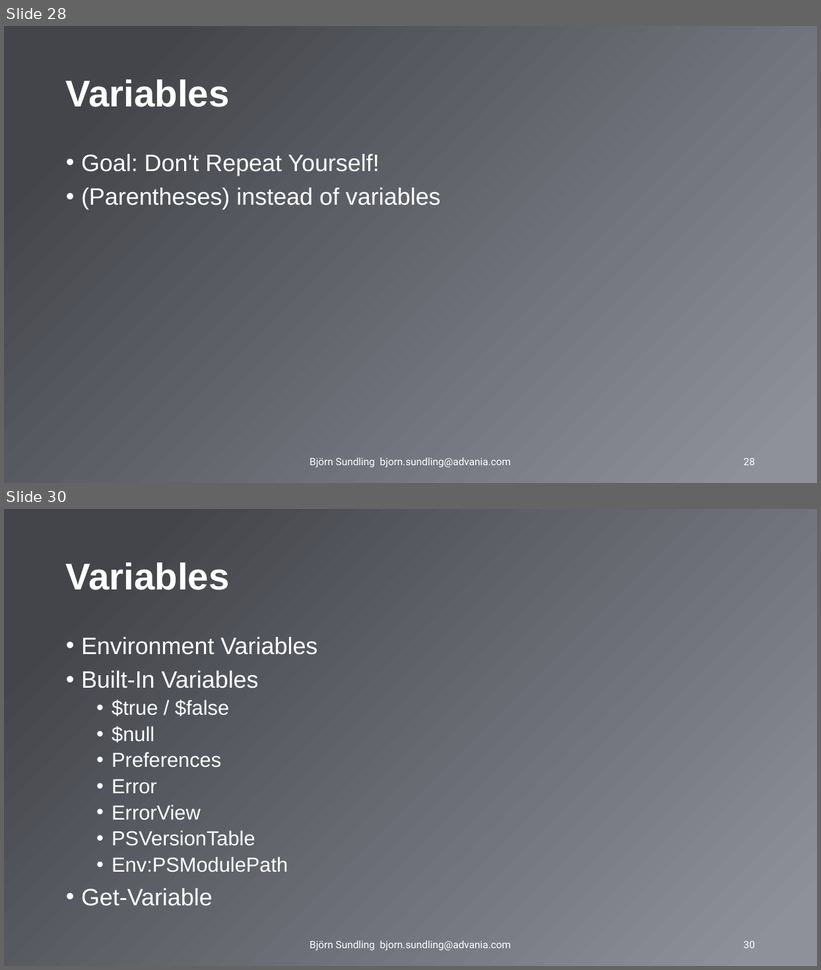
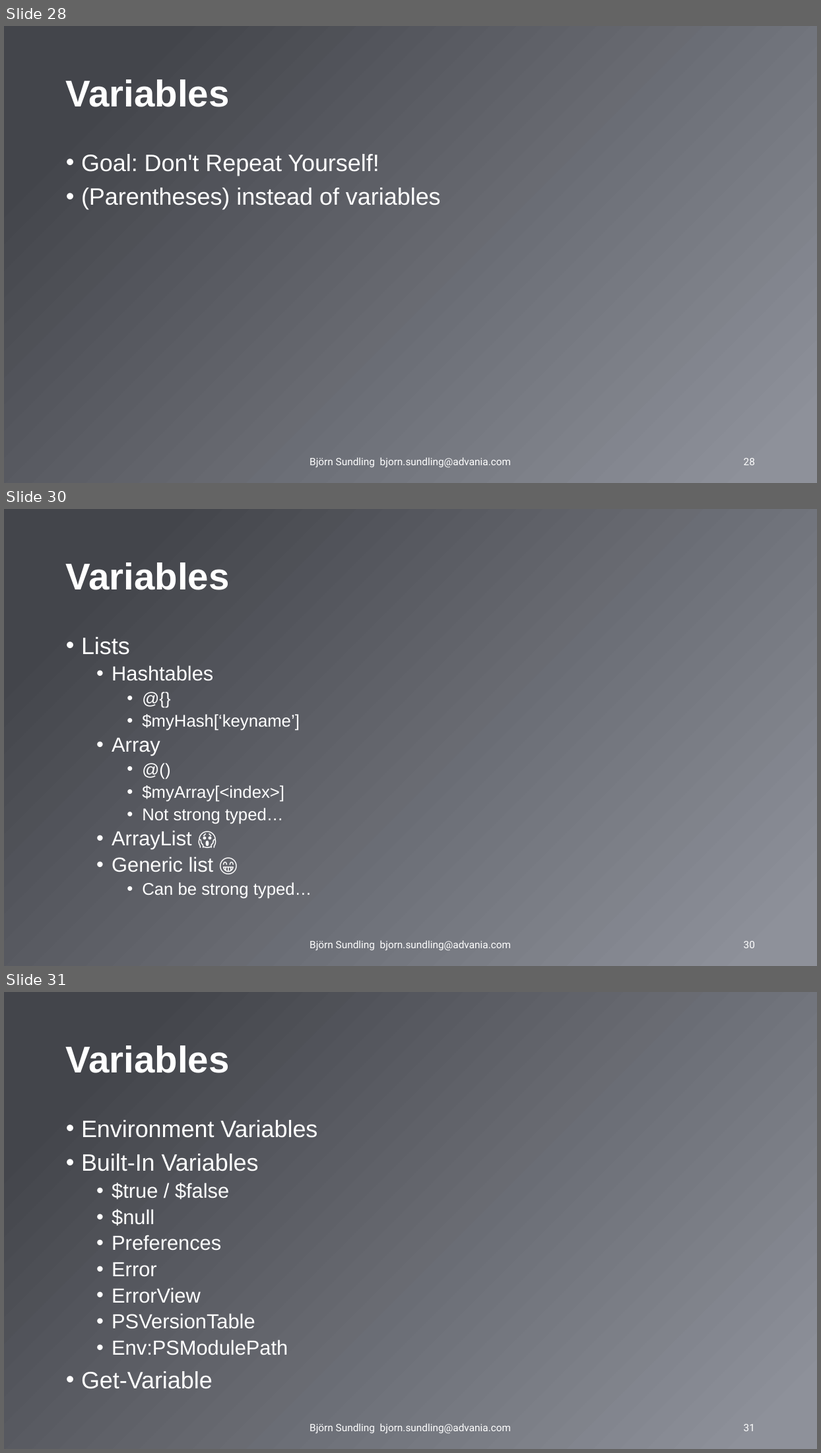
Before and after one commit to AdvaniaSE/PowerShellFundamentals, a slide deck: PowerShell Fundamentals.pptx. Shown one above the other, each under a label of ours: slides 28 and 30 before the commit, slides 28, 30 and 31 after it; the slides between them are not shown. The pictures are 821x970 and 821x1453 pixels, drawn with LibreOffice and Linux fonts; fonts in the diff are those of the drawing; background and template pictures are left out. Boxes give left, top, right and bottom in pixels: in the first picture for what was removed or moved away, otherwise in the second. Text is boxed around its words. In the diff, an @@ line names an element or a change of style, - is before the commit and + after.

```diff
--- a/PowerShell Fundamentals.pptx
+++ b/PowerShell Fundamentals.pptx
@@ slide 30 added at [4, 509, 817, 966], background gradient #43454B to #8E919A @@
@@ title added at [66, 562, 230, 590], 44 pt, text #FFFFFF, bold @@
+Variables
@@ text added at [81, 637, 312, 899], 20 pt, text #FFFFFF @@
+• Lists
+  • Hashtables
+    • @{}
+    • $myHash[‘keyname’]
+  • Array
+    • @()
+    • $myArray[<index>]
+    • Not strong typed…
+  • ArrayList 😱
+  • Generic list 😁
+    • Can be strong typed…
@@ text added at [310, 941, 511, 951], 12 pt, text #FFFFFF @@
+Björn Sundling bjorn.sundling@advania.com
@@ page number added at [744, 941, 755, 949], 12 pt, text #FFFFFF @@
+30
@@ what was slide 30 is now slide 31 @@
@@ page number at [744, 1424, 755, 1432]: text changed @@
-30
+31
```
Also in this commit, not shown: 5 slides changed.
